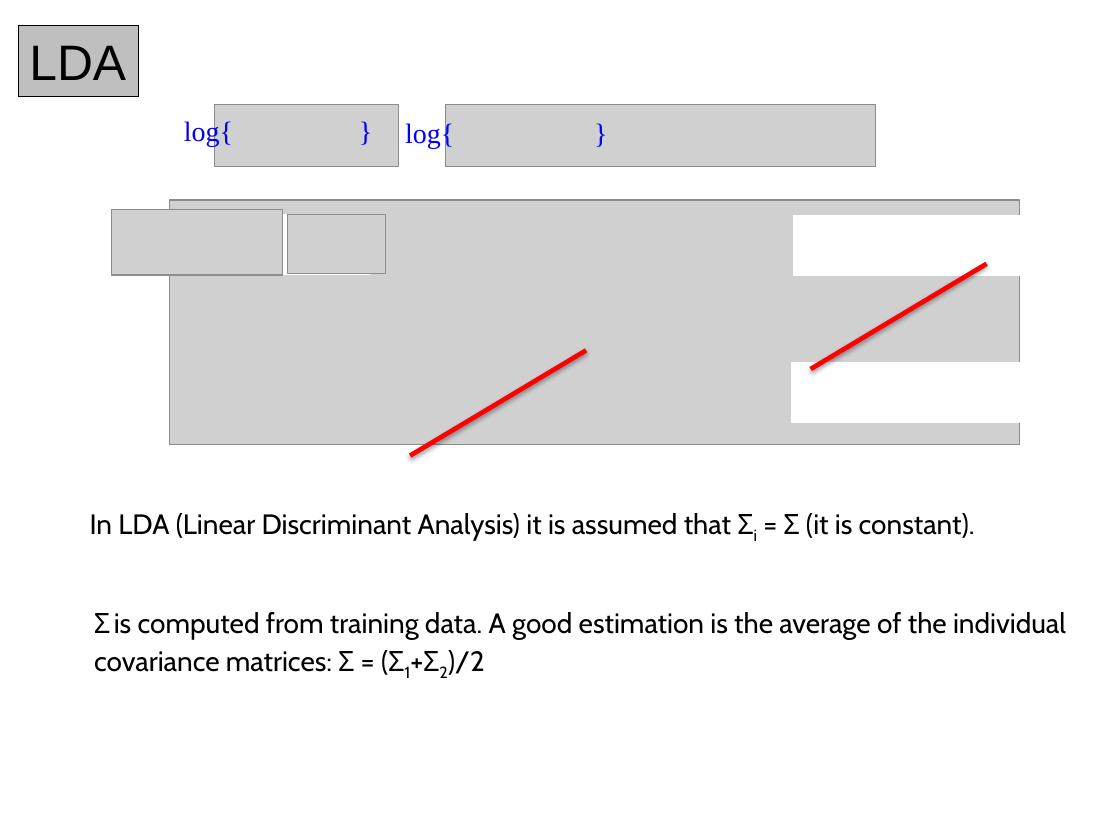
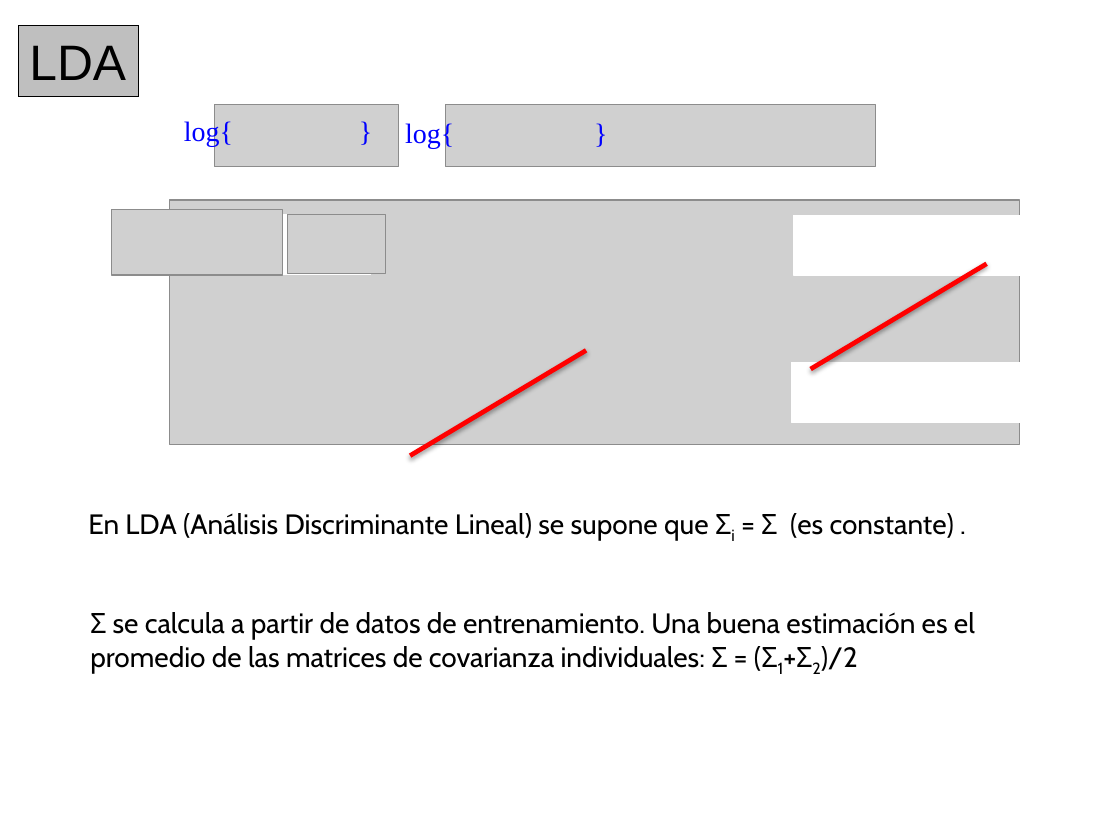
Before and after one commit to domingomery/patrones, a slide deck: slide 9 of clases/Cap04_Clasificacion/presentations/PAT04_LDA.pptx. Drawn at 1120x840 pixels with LibreOffice and Linux fonts; fonts in the diff are those of the drawing; grey boxes stand for pictures. Boxes give left, top, right and bottom in pixels: in the first picture for what was removed or moved away, otherwise in the second. Text is boxed around its words. In the diff, an @@ line names an element or a change of style, - is before the commit and + after.

```diff
--- a/clases/Cap04_Clasificacion/presentations/PAT04_LDA.pptx
+++ b/clases/Cap04_Clasificacion/presentations/PAT04_LDA.pptx
@@ text at bbox=[88, 513, 954, 541]: text changed @@
-In LDA (Linear Discriminant Analysis) it is assumed that Σi = Σ (it is constant).
+En LDA (Análisis Discriminante Lineal) se supone que Σi = Σ (es constante) .
@@ text at bbox=[90, 612, 975, 674]: text changed @@
-Σ is computed from training data. A good estimation is the average of the individual covariance matrices: Σ = (Σ1+Σ2)/2
+Σ se calcula a partir de datos de entrenamiento. Una buena estimación es el promedio de las matrices de covarianza individuales: Σ = (Σ1+Σ2)/2
```
Also in this commit, not shown: 6 other slides changed, 8 slides added, 4 slides removed, 11 other files.
